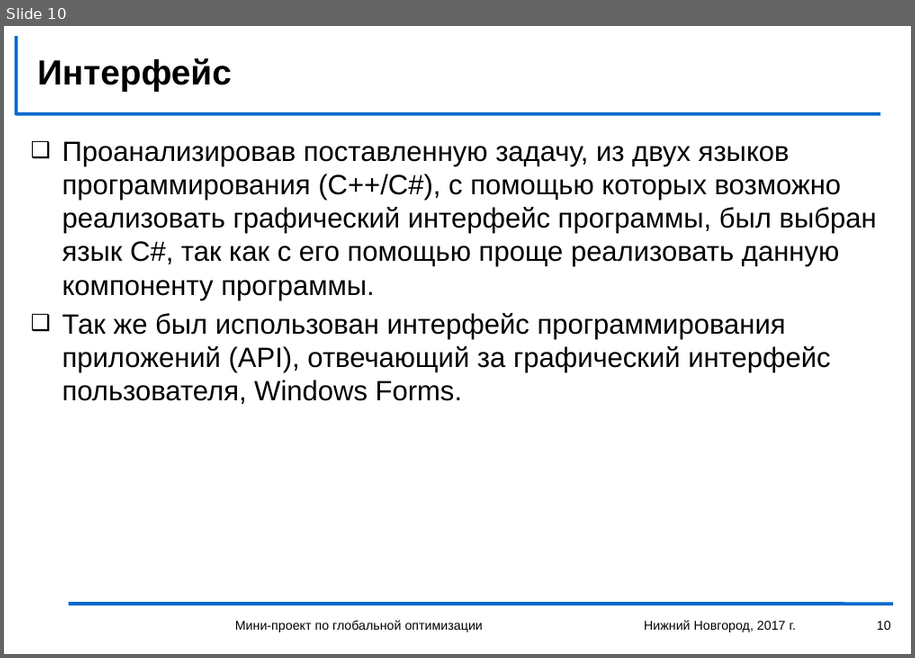
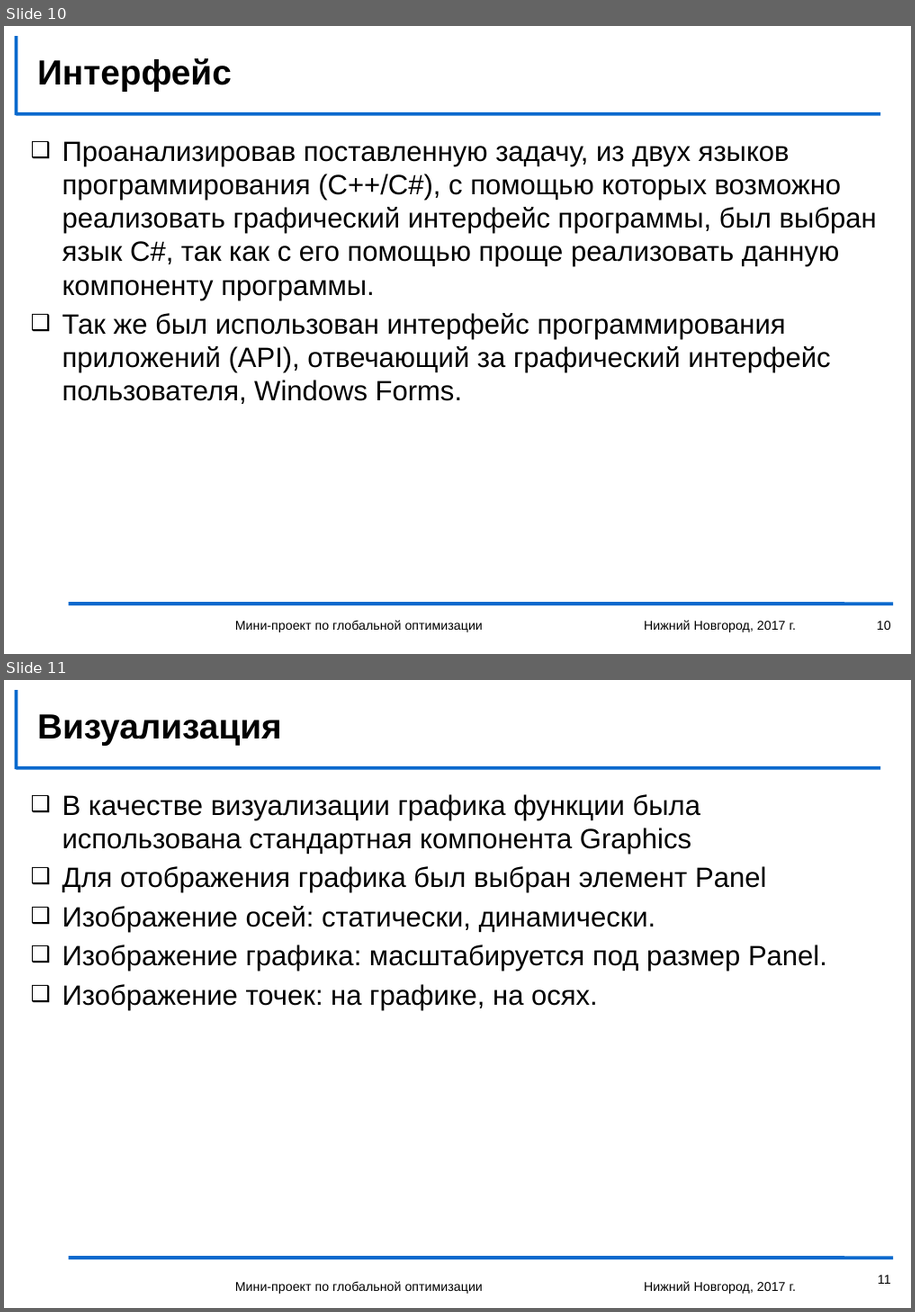
Before and after one commit to Death-Boy-Dmi/ITLabSearchForAGlobalMinimum, a slide deck: storage structure.pptx. Shown one above the other, each under a label of ours: slide 10 before the commit, slides 10 and 11 after it. The pictures are 915x658 and 915x1312 pixels, drawn with LibreOffice and Linux fonts; fonts in the diff are those of the drawing; background and template pictures are left out. Boxes give left, top, right and bottom in pixels: in the first picture for what was removed or moved away, otherwise in the second. Text is boxed around its words. In the diff, an @@ line names an element or a change of style, - is before the commit and + after.

Commit message:
Add 2 slides

```diff
--- a/storage structure.pptx
+++ b/storage structure.pptx
@@ slide 11 added at bbox=[4, 680, 911, 1308], background #FFFFFF; not listed: 3 template elements that a slide beside it also shows @@
@@ title added at bbox=[37, 714, 282, 745], 30 pt, text #000000, bold @@
+Визуализация
@@ text added at bbox=[62, 794, 828, 1010], 24 pt, text #000000 @@
+❑ В качестве визуализации графика функции была использована стандартная компонента Graphics
+❑ Для отображения графика был выбран элемент Panel
+❑ Изображение осей: статически, динамически.
+❑ Изображение графика: масштабируется под размер Panel.
+❑ Изображение точек: на графике, на осях.
@@ text added at bbox=[235, 1281, 483, 1294], 11 pt, text #000000 @@
+Мини-проект по глобальной оптимизации
@@ text added at bbox=[644, 1281, 796, 1294], 11 pt, text #000000 @@
+Нижний Новгород, 2017 г.
@@ page number added at bbox=[878, 1275, 891, 1284], 11 pt, text #000000 @@
+11
```
